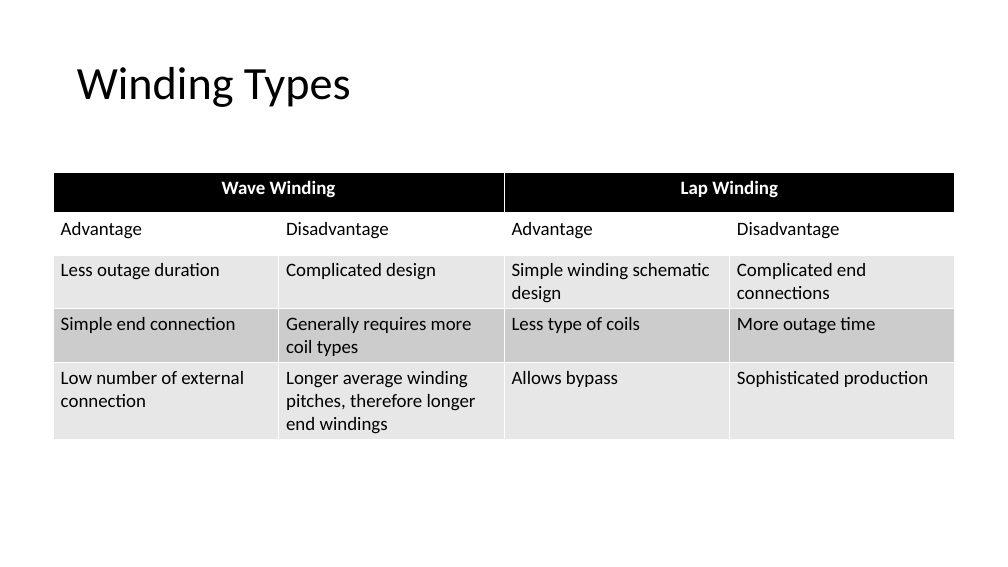
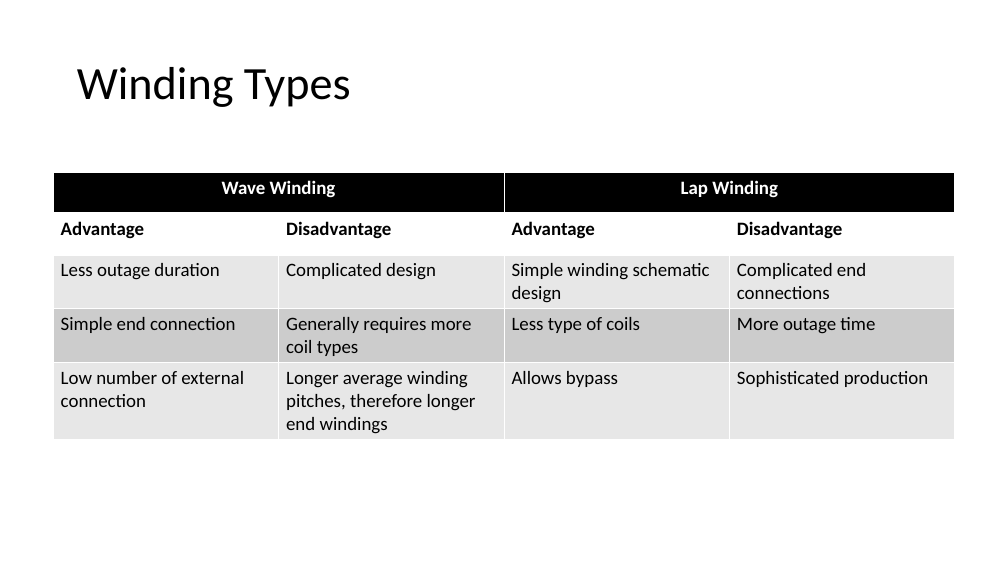
Before and after one commit to sametyakut/Studies, a slide deck: slide 4 of Presentations/Keysani_Sunum_Winding_Design_2023_03_08.pptx. Drawn at 1008x567 pixels with LibreOffice and Linux fonts; fonts in the diff are those of the drawing. Boxes give left, top, right and bottom in pixels: in the first picture for what was removed or moved away, otherwise in the second. Text is boxed around its words. In the diff, an @@ line names an element or a change of style, - is before the commit and + after.

```diff
--- a/Presentations/Keysani_Sunum_Winding_Design_2023_03_08.pptx
+++ b/Presentations/Keysani_Sunum_Winding_Design_2023_03_08.pptx
@@ table at <box>53,172,954,438</box> @@
@@ bold on in "Advantage", "Disadvantage", "Advantage", "Disadvantage" @@
```
Also in this commit, not shown: 2 other slides changed.
